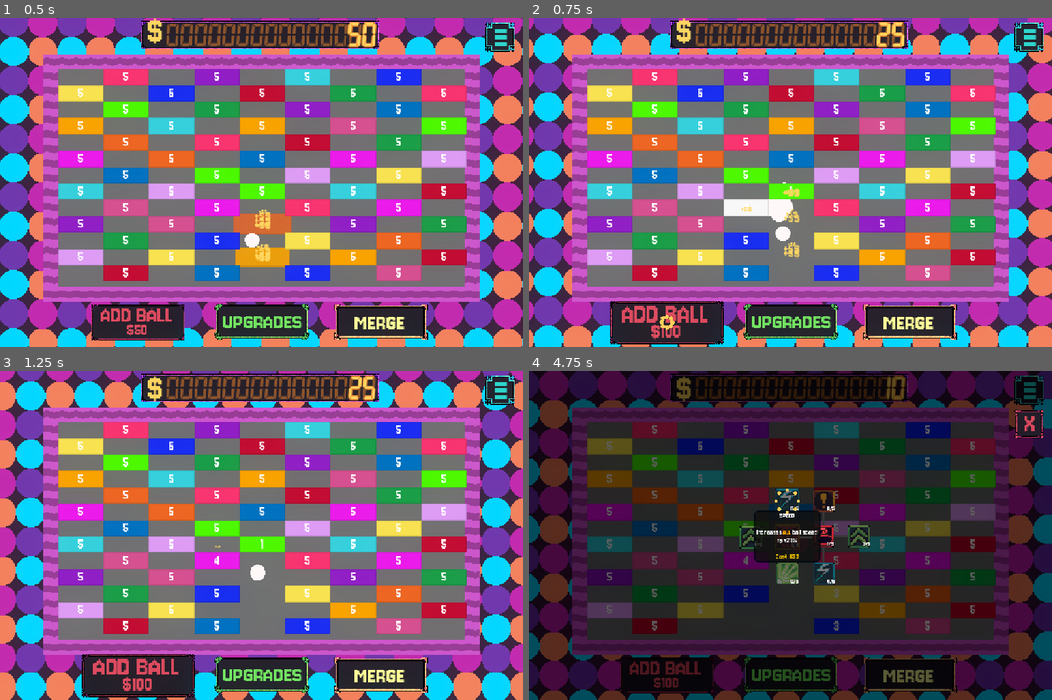
Above: before the commit, frames 1-4 (two rows, left to right).
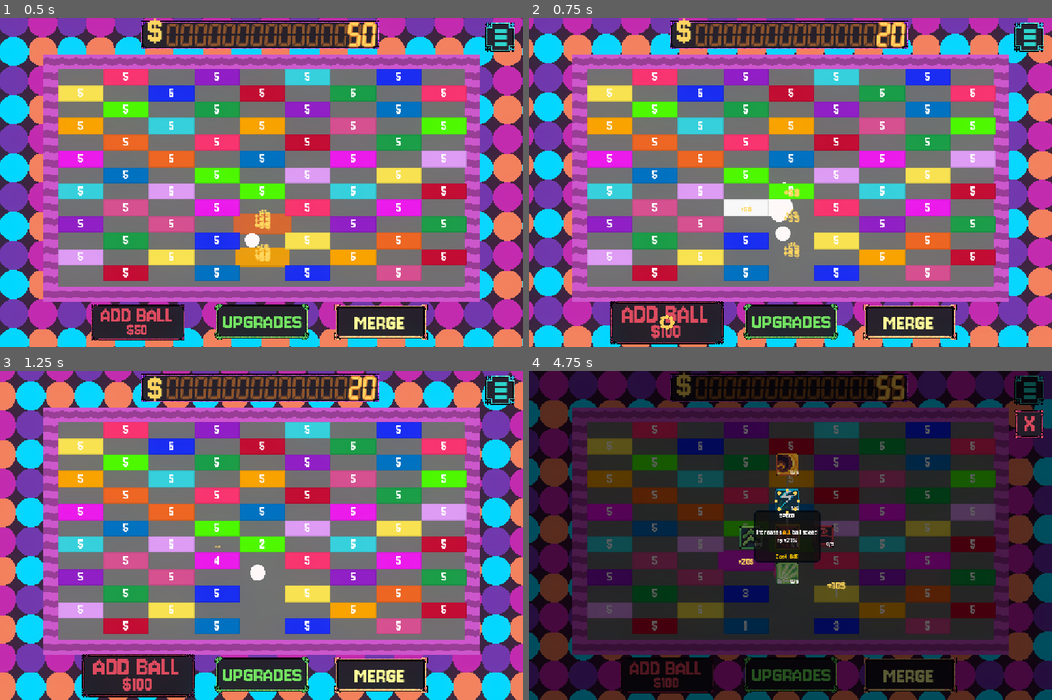
Above: after the commit, the same moments.

Repository: LeviathanGamez/Ouroborb
Game: Godot game, scene res://scenes/Game.tscn
Same seed, same stepped clock (60 frames per second), same inputs: the game is played once before the commit and once after it. This scene is started directly instead of the project's main scene. Sound files missing from this copy of the repository are replaced by a short silence.
Inputs (mouse positions are in pixels of both pictures, inside the frame that each line leads up to):
- Up to frame 1 (0.5 s): no input
- Up to frame 2 (0.75 s): click "ADD BALL" at 0.5 s
- Up to frame 3 (1.25 s): no input
- Up to frame 4 (4.75 s): click "UPGRADES" at 1.25 s; click "MERGE" at 2 s; click (785, 538) at 2.75 s; click (821, 535) at 3.5 s; click (785, 502) at 4.27 s

Frame 1 is identical in both runs. In frame 2, 0.1% of the frame differs, in the area x 48-73%, y 1-55%; in frame 3, less than 0.1%; in frame 4, 2.0%, in the area x 28-72%, y 0-80%.

Commit message:
Audio Bug Fix

Diff:
--- a/new-game-project/scenes/skill_tree.tscn
+++ b/new-game-project/scenes/skill_tree.tscn
@@ -418,7 +418,7 @@
 offset_bottom = 48.0
 disabled = true
 stats = ExtResource("12_n0rm1")
-price = 100000
+price = 50000
 price_type = 1
 
 [node name="UpgradeButton4" parent="UpgradeButton/UpgradeButton4/UpgradeButton5/UpgradeButton5" unique_id=2108367170 instance=ExtResource("1_ty3n3")]
@@ -537,7 +537,7 @@
 offset_bottom = 48.0
 disabled = true
 stats = ExtResource("11_rh3y1")
-price = 200000
+price = 100000
 price_type = 1
 
 [node name="UpgradeButton7" parent="UpgradeButton/UpgradeButton4/UpgradeButton7" unique_id=953210013 instance=ExtResource("1_ty3n3")]
--- a/new-game-project/scripts/add_ball_button.gd
+++ b/new-game-project/scripts/add_ball_button.gd
@@ -8,7 +8,7 @@
 var particle_click = preload("res://scenes/particles_click.tscn")
 
 
-var tween = create_tween()
+var tween
 
 func _on_pressed() -> void:
 	if GlobalGameManager.money >= GlobalGameManager.ball_price:
--- a/new-game-project/scripts/button_fx.gd
+++ b/new-game-project/scripts/button_fx.gd
@@ -1,7 +1,7 @@
 extends Button
 class_name ButtonFX
 var button_editor = preload("res://scripts/tweens.gd")
-var tween = create_tween()
+var tween
 
 
 var particle_click = preload("res://scenes/particles_click.tscn")
--- a/new-game-project/scripts/camera_2d.gd
+++ b/new-game-project/scripts/camera_2d.gd
@@ -1,6 +1,6 @@
 extends Camera2D
 
-var tween = create_tween()
+var tween
 
 var button_editor = preload("res://scripts/tweens.gd")
 var pos
--- a/new-game-project/scripts/character_body_2d.gd
+++ b/new-game-project/scripts/character_body_2d.gd
@@ -17,8 +17,7 @@
 var crit_power
 var crit_value
 
-var button_editor = preload("res://scripts/tweens.gd")
-var tween = create_tween()
+
 
 var particle_scene = preload("res://scenes/particles.tscn")
 var particle
@@ -37,6 +36,10 @@
 	var particle_a = particle.get_node("CPUParticles2D")
 	particle_a.restart()
 	particle_a.emitting = true
+	if audio_player and audio_player.stream:
+		audio_player.stream = audio_player.stream.duplicate()
+	if audio_player2 and audio_player2.stream:
+		audio_player2.stream = audio_player2.stream.duplicate()
 
 func damage(collided):
 	var temp_crit_value = crit_value * collided.stats.tile_type_mult
@@ -53,8 +56,7 @@
 		GlobalGameManager.add_count(temp_crit_value)
 		collided.value -= crit_power
 		collided.get_node("Sprite2D").material.set_shader_parameter("Tint", Color.html("EFBF04"))
-		audio_player2.pitch_scale= randf_range(0.9,1.25)
-		audio_player2.play()
+		play_sound(audio_player2)
 		#money animation
 		var money_a = money_text.instantiate()
 		get_tree().current_scene.get_node("Money_texts").add_child(money_a)
@@ -64,8 +66,7 @@
 	else:
 		GlobalGameManager.add_count(temp_value)
 		collided.get_node("Sprite2D").material.set_shader_parameter("Tint", Color.WHITE)
-		audio_player.pitch_scale= randf_range(0.9,1.25)
-		audio_player.play()
+		play_sound(audio_player)
 		collided.value -= power
 		#money animation
 		var money_a = money_text.instantiate()
@@ -92,8 +93,7 @@
 		if collided_parent.is_in_group("Colliders"):
 			damage(collided_parent)
 		else:
-			audio_player.pitch_scale= randf_range(0.9,1.25)
-			audio_player.play()
+			play_sound(audio_player)
 
 		#spawn_particles(collision)
 
@@ -130,3 +130,13 @@
 	particle_a.emitting = true
 	particle_a.one_shot = true
 	particle_a.rotation = collision.get_normal().angle()
+
+func play_sound(audio):
+	if audio.playing and audio.get_playback_position() <= 0.05:
+		return
+
+	if audio.playing:
+		audio.stop()
+
+	audio.pitch_scale = randf_range(0.9, 1.25)
+	audio.play()
--- a/new-game-project/scripts/copy_tile.gd
+++ b/new-game-project/scripts/copy_tile.gd
@@ -1,10 +1,11 @@
 extends Node2D
 
-var tween =  create_tween().set_parallel()
+var tween
 var button_editor = preload("res://scripts/tweens.gd")
 
 
 func _ready() -> void:
+	tween =  create_tween().set_parallel()
 	scale = Vector2(1.1,1.1)
 	modulate.a = 0.9
 	button_editor.reset_tween(self)
--- a/new-game-project/scripts/label.gd
+++ b/new-game-project/scripts/label.gd
@@ -1,7 +1,7 @@
 extends Label
 
-var tween = create_tween()
-var tween_dollar = create_tween()
+var tween
+var tween_dollar
 var pos
 var button_editor = preload("res://scripts/tweens.gd")
 @onready var dollar = $"../DollarSign"
@@ -16,7 +16,7 @@
 	#self
 	if tween:
 		tween.kill()
-		tween = create_tween()
+	tween = create_tween()
 
 	tween.tween_property(self,"scale",Vector2(1,1),0.000001)
 	button_editor.reset_tween(self)
@@ -26,12 +26,12 @@
 	#dollar
 	if tween_dollar:
 		tween_dollar.kill()
-		tween_dollar = create_tween()
+	tween_dollar = create_tween()
 	tween_dollar.set_ease(Tween.EASE_OUT)
 	tween_dollar.tween_property(dollar, "position", pos-Vector2(0,10), 0.1)
 	tween_dollar.tween_property(dollar, "position", pos, 0.1).set_delay(0.05)
 
-func _process(delta: float) -> void:
+func _process(_delta: float) -> void:
 	pivot_offset = size / 2
 	var text_width = get_theme_default_font().get_string_size(
 	text,
--- a/new-game-project/scripts/merge_button.gd
+++ b/new-game-project/scripts/merge_button.gd
@@ -3,7 +3,7 @@
 
 
 var button_editor = preload("res://scripts/tweens.gd")
-var tween = create_tween()
+var tween
 @onready var camera = $"../../../Camera2D"
 
 var particle_scene = preload("res://scenes/particles.tscn")
--- a/new-game-project/scripts/money.gd
+++ b/new-game-project/scripts/money.gd
@@ -1,6 +1,6 @@
 extends Control
 
-var tween = create_tween()
+var tween
 var button_editor = preload("res://scripts/tweens.gd")
 @onready var text_label = $RichTextLabel
 
--- a/new-game-project/scripts/skill_button.gd
+++ b/new-game-project/scripts/skill_button.gd
@@ -19,10 +19,10 @@
 var particle_click = preload("res://scenes/particles_click.tscn")
 var button_editor = preload("res://scripts/tweens.gd")
 
-var tween = create_tween()
-var tween_2 = create_tween()
-var tween_3 = create_tween()
-var tween_4 = create_tween()
+var tween
+var tween_2
+var tween_3
+var tween_4
 
 enum GrowthType{
 	FAST,
@@ -115,7 +115,7 @@
 				tween_4.parallel().tween_property(skill, "modulate:a", 1.0, 0.5)
 				tween_4.parallel().tween_property(skill.get_node("Line2D"), "modulate:a", 1.0, 0.5)
 
-		GlobalGameManager.print_stats()
+		#GlobalGameManager.print_stats()
 		var colliders = get_tree().get_nodes_in_group("Colliders")
 		var balls = get_tree().get_nodes_in_group("balls")
 		for ball in balls:
--- a/new-game-project/scripts/tile.gd
+++ b/new-game-project/scripts/tile.gd
@@ -6,6 +6,9 @@
 @onready var sprite = $Sprite2D
 @onready var audio_player = $AudioStreamPlayer2D
 @onready var audio_player2 = $AudioStreamPlayer2D2
+var sound
+var sound2
+
 @export var stats: tile_types
 var money_text = preload("res://scenes/money.tscn")
 var copy_tile = preload("res://scenes/copy_tile.tscn")
@@ -19,11 +22,18 @@
 var tile_value
 var crit_value
 
+
 func _ready() -> void:
 
 	add_to_group("Colliders")
 	set_up_variables()
 	value = stats.value
+	if audio_player and audio_player.stream:
+		audio_player.stream = audio_player.stream.duplicate()
+	if audio_player2 and audio_player2.stream:
+		audio_player2.stream = audio_player2.stream.duplicate()
+	sound = audio_player.duplicate()
+	sound2 = audio_player2.duplicate()
 
 func _process(_delta: float) -> void:
 	label.text = str(int(value))
@@ -54,8 +64,7 @@
 		GlobalGameManager.add_count(crit_value)
 		value -= crit_power
 		sprite.material.set_shader_parameter("Tint", Color.html("EFBF04"))
-		audio_player2.pitch_scale = randf_range(0.9,1.25)
-		audio_player2.play()
+		play_sound(audio_player2)
 		#money animation
 		var money_a = money_text.instantiate()
 		get_tree().current_scene.get_node("Money_texts").add_child(money_a)
@@ -63,12 +72,15 @@
 		crit_value = int(round(crit_value))
 		money_a.get_node("RichTextLabel").text = "+"+str(int(round(crit_value)))+"$"
 		if value <= 0:
-			var sound = audio_player2.duplicate()
-			get_tree().current_scene.add_child(sound)
 
-			sound.global_position = global_position
-			sound.play()
-			sound.finished.connect(sound.queue_free)
+			if sound2.playing:
+				sound2.stop()
+
+			get_tree().current_scene.add_child(sound2)
+
+			sound2.global_position = global_position
+			sound2.play()
+			sound2.finished.connect(sound2.queue_free)
 
 			kill()
 
@@ -76,8 +88,7 @@
 		sprite.material.set_shader_parameter("Tint", Color.WHITE)
 		value -= power
 		GlobalGameManager.add_count(tile_value)
-		audio_player.pitch_scale= randf_range(0.9,1.25)
-		audio_player.play()
+		play_sound(audio_player)
 		#money animation
 		var money_a = money_text.instantiate()
 		get_tree().current_scene.get_node("Money_texts").add_child(money_a)
@@ -85,7 +96,8 @@
 		tile_value = int(round(tile_value))
 		money_a.get_node("RichTextLabel").text = "+"+str(int(round(tile_value)))+"$"
 		if value <= 0:
-			var sound = audio_player.duplicate()
+			if sound.playing:
+				sound.stop()
 			get_tree().current_scene.add_child(sound)
 
 			sound.global_position = global_position
@@ -95,7 +107,15 @@
 			kill()
 
 	animation_player.play("hit_flash")
+func play_sound(audio):
+	if audio.playing and audio.get_playback_position() <= 0.05:
+		return
 
+	if audio.playing:
+		audio.stop()
+
+	audio.pitch_scale = randf_range(0.9, 1.25)
+	audio.play()
 func kill():
 	var explosion = copy_tile.instantiate()
 	explosion.modulate = sprite.modulate
--- a/new-game-project/scripts/tweens.gd
+++ b/new-game-project/scripts/tweens.gd
@@ -1,6 +1,6 @@
 extends Node
 
-var tween = create_tween()
+var tween
 static func reset_tween(node)->void:
 	if node.tween:
 		node.tween.kill()
--- a/new-game-project/scripts/upgrades_button.gd
+++ b/new-game-project/scripts/upgrades_button.gd
@@ -1,7 +1,7 @@
 extends Button
 
 var button_editor = preload("res://scripts/tweens.gd")
-var tween = create_tween()
+var tween
 @onready var camera = $"../../../Camera2D"
 @onready var UI = $"../../../UI"
 
